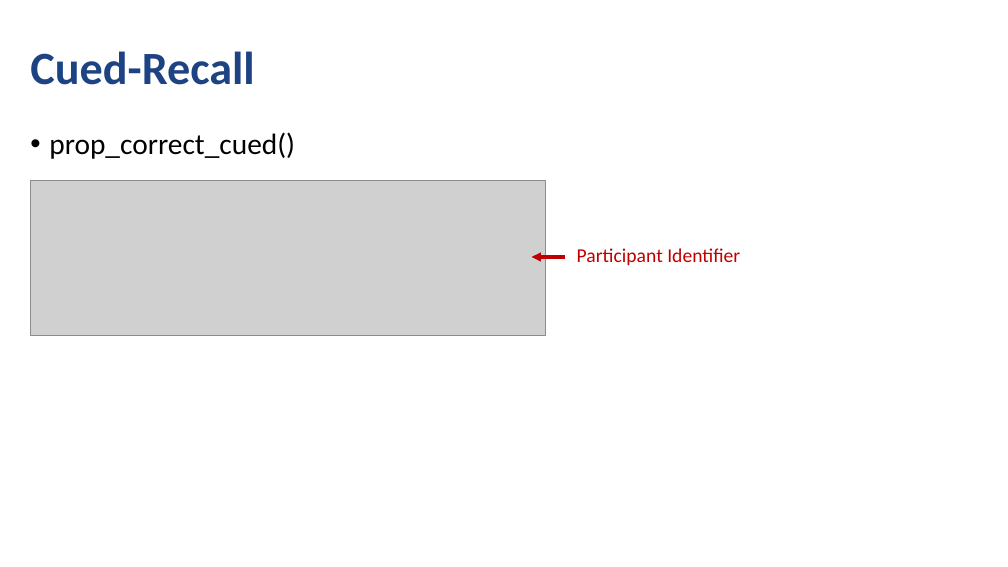
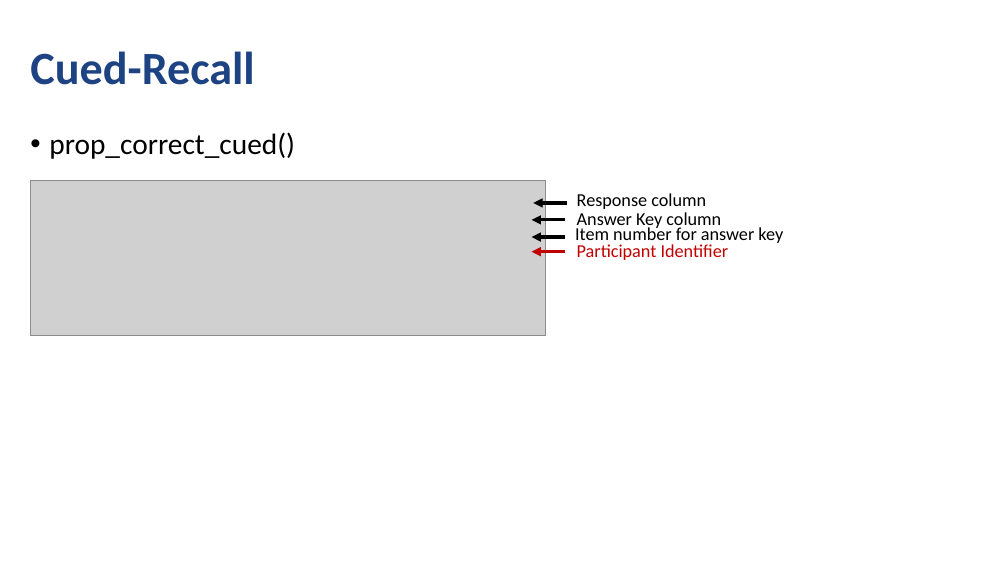
Before and after one commit to npm27/lrd-analysis, a slide deck: slide 7 of Presentations/SCiP 2020.pptx. Drawn at 1008x567 pixels with LibreOffice and Linux fonts; fonts in the diff are those of the drawing; grey boxes stand for pictures. Boxes give left, top, right and bottom in pixels: in the first picture for what was removed or moved away, otherwise in the second. Text is boxed around its words. In the diff, an @@ line names an element or a change of style, - is before the commit and + after.

```diff
--- a/Presentations/SCiP 2020.pptx
+++ b/Presentations/SCiP 2020.pptx
@@ arrow moved from (565, 257) - (531, 257) to (566, 203) - (533, 203) @@
@@ arrow (566, 203) - (533, 203): stroke #C00000 2.25 pt to #000000 2.25 pt @@
@@ text added at bbox=[577, 193, 706, 209], 13 pt, text #000000 @@
+Response column
@@ arrow added from (565, 220) to (531, 220), #000000 2.25 pt @@
@@ arrow added from (565, 237) to (531, 237), #000000 2.25 pt @@
@@ text "Participant Identifier" at bbox=[577, 244, 729, 260]: size 14 to 13 pt @@
@@ text added at bbox=[575, 225, 783, 245], 13 pt, text #000000 @@
+Item number for answer key
@@ text added at bbox=[577, 212, 721, 230], 13 pt, text #000000 @@
+Answer Key column
@@ arrow added from (565, 252) to (531, 252), #C00000 2.25 pt @@
```
Also in this commit, not shown: 9 other slides changed.
